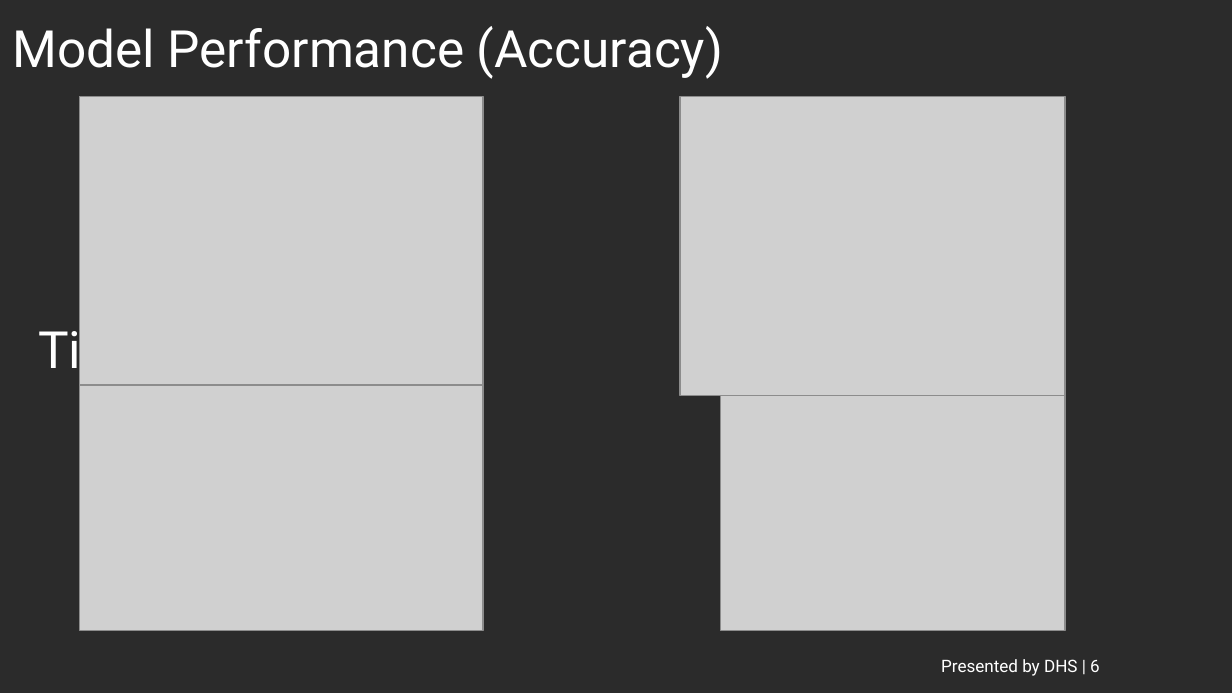
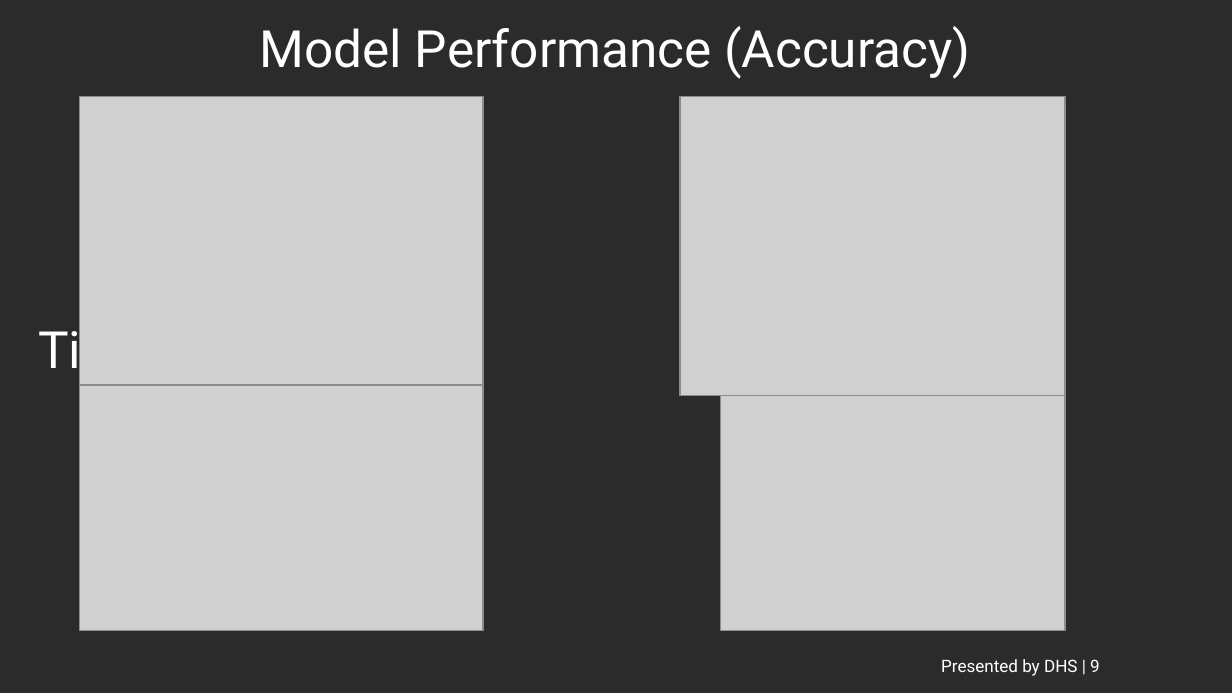
Before and after one commit to ethanmoscot/gao-ai, a slide deck: slide 9 of doc/gao_ai_proposal.pptx (slide 6 before the commit). Drawn at 1232x693 pixels with LibreOffice and Linux fonts; fonts in the diff are those of the drawing; grey boxes stand for pictures; background and template pictures are left out; a plain dark background stands for a picture behind light text. Boxes give left, top, right and bottom in pixels: in the first picture for what was removed or moved away, otherwise in the second. Text is boxed around its words. In the diff, an @@ line names an element or a change of style, - is before the commit and + after.

```diff
--- a/doc/gao_ai_proposal.pptx
+++ b/doc/gao_ai_proposal.pptx
@@ title "Model Performance (Accuracy)" at (260,26,970,79): alignment left to centre @@
@@ text at (941,659,1100,676): text changed @@
-Presented by DHS | 6
+Presented by DHS | 9
```
Also in this commit, not shown: 3 other slides changed, 7 slides added, 3 slides removed, 4 other files.
